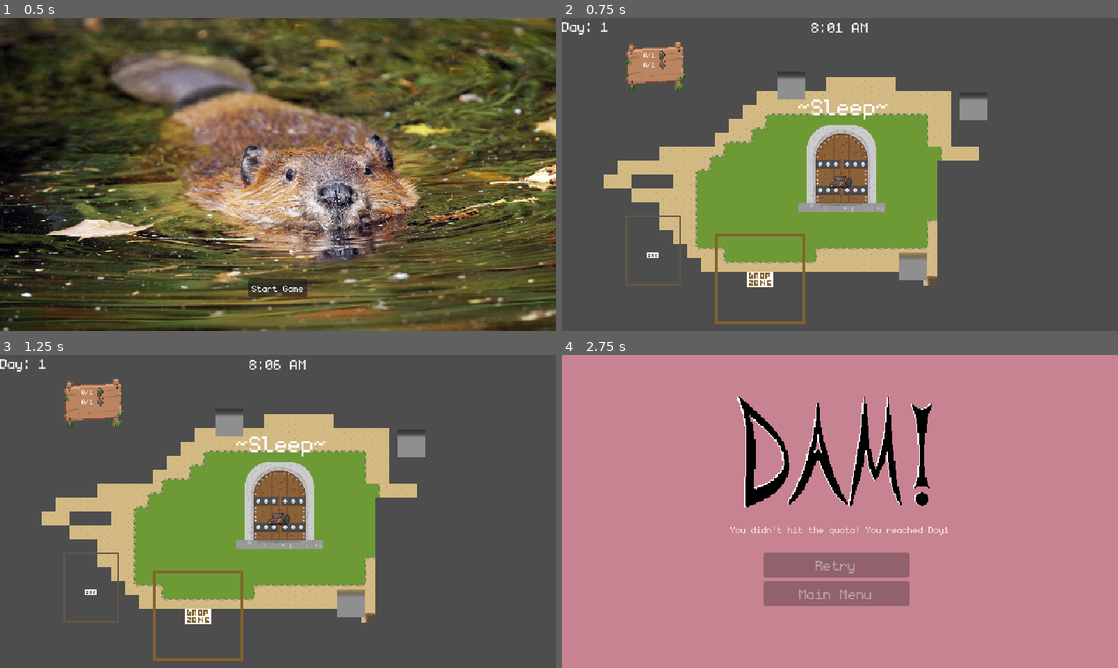
Above: before the commit, frames 1-4 (two rows, left to right).
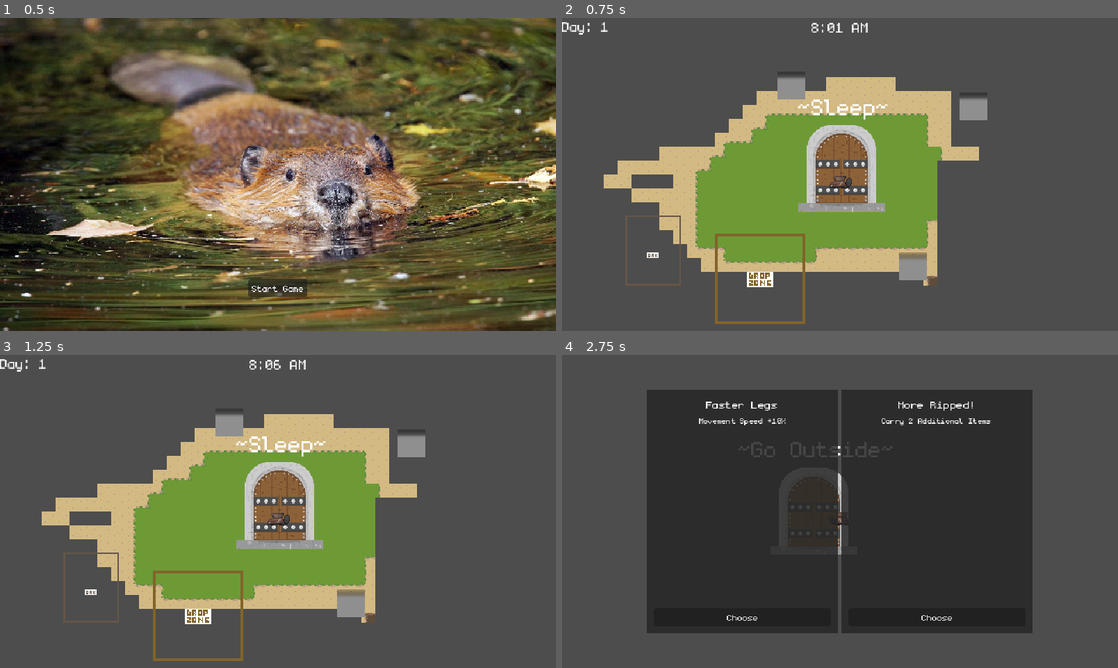
Above: after the commit, the same moments.

Repository: Juniper19/beaver-game
Game: Godot game, scene res://menu/main_menu.tscn
Same seed, same stepped clock (60 frames per second), same inputs: the game is played once before the commit and once after it. The engine's default icon, where the game draws it, is replaced by a stand-in: a white triangle on a blue panel in a dark square.
Inputs:
- Up to frame 1 (0.5 s): no input
- Up to frame 2 (0.75 s): click "Start Game" at 0.5 s
- Up to frame 3 (1.25 s): no input
- Up to frame 4 (2.75 s): tap Enter (ui_accept) at 1.25, 1.52, 2.27 s; hold D (move_right) 1.28-2.03 s; hold E (interact) 1.28-2.03 s; hold Down (cycle_down) from 2.03 s (still down); tap Q (drop_item) at 2.1 s; tap E (interact) at 2.3 s

Frame 1 is identical in both runs. In frame 2, 1.2% of the frame differs, in the area x 11-23%, y 7-24%; in frame 3, 1.2%; in frame 4, 100%, in the area x 0-100%, y 0-100%.

Commit message:
replaced assets

Diff:
--- a/calendar_drawer.gd
+++ b/calendar_drawer.gd
@@ -1,143 +1,69 @@
 extends Control
 
-# ----------------- Layout -----------------
-@export var rect_size: Vector2 = Vector2(56, 64)
-@export var rect_spacing: int = 8
+@export var calendar_spritesheet: Texture2D
 @export var top_left: Vector2 = Vector2(24, 40)
+@export var spacing: float = 8.0
 
-# ----------------- Colors -----------------
-@export var outline_color: Color = Color(0, 0, 0, 1)
-@export var text_color: Color = Color(0, 0, 0, 1)
-@export var current_day_tint: Color = Color(0, 0, 0, 0.55)
+var tile_w: float
+var tile_h: float
 
-# ----------------- Seasons -----------------
-const SEASONS: Array[String] = ["Summer", "Fall", "Winter", "Spring"]
-var SEASON_COLORS: Dictionary = {
-	"Summer": Color(0.90, 0.98, 0.80),  # light green
-	"Fall":   Color(0.98, 0.90, 0.78),  # light orange
-	"Winter": Color(0.85, 0.90, 0.98),  # light blue
-	"Spring": Color(0.92, 0.98, 0.90)   # mint
-}
-
-# ----------------- Fonts -----------------
-var default_font: Font = null
-var default_font_size: int = 14
-var small_font_size: int = 12
-
-# Redraw caching
-var _last_seen_block_start: int = -1
-var _last_seen_day: int = -1
 
 func _ready() -> void:
-	default_font = get_theme_default_font()
-	default_font_size = get_theme_default_font_size()
-	small_font_size = max(10, int(default_font_size * 0.85))
+	tile_w = calendar_spritesheet.get_width() / 8.0
+	tile_h = calendar_spritesheet.get_height() / 4.0
 	set_process(true)
+
+
+func _process(_delta: float) -> void:
 	queue_redraw()
 
-func _process(_delta: float) -> void:
-	var stats: Node = _get_stats()
-	if stats == null:
-		return
-
-	var today: int = _normalize_day(int(stats.day_number))
-	var block_start: int = _season_block_start(today)
-
-	if today != _last_seen_day or block_start != _last_seen_block_start:
-		_last_seen_day = today
-		_last_seen_block_start = block_start
-
-		#YOU CAN READ var stats = get_node("/root/GlobalStats") for current season
-		var season_index := _season_index_for_day(today)
-		var season_name := SEASONS[season_index]
-		var stats_node := _get_stats()
-		if stats_node != null:
-			stats_node.current_season = season_name
-
-		queue_redraw()
 
 func _get_stats() -> Node:
 	if has_node("/root/GlobalStats"):
 		return get_node("/root/GlobalStats")
 	return null
 
-# Ensure no day 0 in UI
-func _normalize_day(raw_day: int) -> int:
-	return max(1, raw_day)
 
-# Index 0..3 across seasons based on absolute day
-func _season_index_for_day(day_num: int) -> int:
-	var idx: int = int(floor(float(day_num - 1) / 7.0)) % SEASONS.size()
-	if idx < 0:
-		idx = 0
-	return idx
+func _season_index_for_day(day: int) -> int:
+	return int(floor(float(day - 1) / 7.0)) % 4
 
-# Absolute day of the first day of this season block (1, 8, 15, 22, ...)
-func _season_block_start(day_num: int) -> int:
-	var idx: int = _season_index_for_day(day_num)
-	return idx * 7 + 1
 
-# 1..7 within the season block
-func _day_in_block(day_abs: int) -> int:
-	return ((day_abs - 1) % 7) + 1
+func _season_block_start(day: int) -> int:
+	return _season_index_for_day(day) * 7 + 1
+
+
+func _day_in_block(day: int) -> int:
+	return ((day - 1) % 7) + 1
 
 func _draw() -> void:
-	var stats: Node = _get_stats()
-	var today_abs: int = 1
-	if stats != null:
-		today_abs = _normalize_day(int(stats.day_number))
+	var stats = _get_stats()
+	if not stats:
+		return
 
-	var block_start: int = _season_block_start(today_abs)
-	var days: Array[int] = []
-	days.resize(7)
+	var today = max(stats.day_number, 1)
+	var block_start = _season_block_start(today)
+	var season_row = _season_index_for_day(today)  # 0 = Spring, 1 = Summer, etc.
+
 	for i in range(7):
-		days[i] = block_start + i
+		var day_abs = block_start + i
+		var day_index = _day_in_block(day_abs) - 1   # 0-6
 
-	# Draw the seven cells
-	for i in range(7):
-		var day_abs: int = days[i]
-		var season_idx: int = _season_index_for_day(day_abs)
-		var season_name: String = SEASONS[season_idx]
-		var day_in_block: int = _day_in_block(day_abs)
+		# Past OR today, use X tile
+		var is_past_or_today = day_abs <= today
+		var tile_index = 7 if is_past_or_today else day_index
 
-		var cell_pos: Vector2 = Vector2(
-			top_left.x + float(i) * (rect_size.x + float(rect_spacing)),
+		var src = Rect2(
+			Vector2(tile_index * tile_w, season_row * tile_h),
+			Vector2(tile_w, tile_h)
+		)
+
+		var dst_pos = Vector2(
+			top_left.x + i * (tile_w + spacing),
 			top_left.y
 		)
-		var cell_rect: Rect2 = Rect2(cell_pos, rect_size)
 
-		# Season fill
-		var fill: Color = SEASON_COLORS.get(season_name, Color(1, 1, 1))
-		draw_rect(cell_rect, fill)
-
-		# Outline
-		draw_rect(cell_rect, outline_color, false, 2.0)
-
-		# Centered day number
-		if default_font != null:
-			var day_text: String = str(day_in_block)
-			var size_vec: Vector2 = default_font.get_string_size(day_text, HORIZONTAL_ALIGNMENT_LEFT, -1.0, default_font_size)
-			var text_width: float = size_vec.x
-			var center_x: float = cell_pos.x + (rect_size.x - text_width) * 0.5
-			var baseline_y: float = cell_pos.y + rect_size.y * 0.58
-			draw_string(default_font, Vector2(center_x, baseline_y), day_text, HORIZONTAL_ALIGNMENT_LEFT, -1.0, default_font_size, text_color)
-
-		# Shade today's cell
-		var is_today_index: int = today_abs - block_start  # 0..6 within the block
-		if i == is_today_index:
-			draw_rect(cell_rect, current_day_tint)
-
-	# Season label centered under the whole 7-day block
-	if default_font != null:
-		var label_y: float = top_left.y + rect_size.y + 18.0
-		var block_season_name: String = SEASONS[_season_index_for_day(block_start)]
-		var sw_vec: Vector2 = default_font.get_string_size(block_season_name, HORIZONTAL_ALIGNMENT_LEFT, -1.0, small_font_size)
-		var sw: float = sw_vec.x
-
-		var block_left: float = top_left.x
-		var block_right: float = top_left.x + 6.0 * (rect_size.x + float(rect_spacing)) + rect_size.x
-		var block_center: float = (block_left + block_right) * 0.5
-		draw_string(default_font, Vector2(block_center - sw * 0.5, label_y), block_season_name, HORIZONTAL_ALIGNMENT_LEFT, -1.0, small_font_size, text_color)
-
-func refresh() -> void:
-	queue_redraw()
+		draw_texture_rect_region(
+			calendar_spritesheet,
+			Rect2(dst_pos, Vector2(tile_w, tile_h)),
+			src
+		)
--- a/calendar_ui.tscn
+++ b/calendar_ui.tscn
@@ -1,7 +1,8 @@
-[gd_scene load_steps=3 format=3 uid="uid://didpb8qch5gt4"]
+[gd_scene load_steps=4 format=3 uid="uid://didpb8qch5gt4"]
 
 [ext_resource type="Script" uid="uid://dv21o65j2fnvt" path="res://calendar_ui.gd" id="1_2i05o"]
 [ext_resource type="Script" uid="uid://254v535jk1yl" path="res://calendar_drawer.gd" id="2_ql7md"]
+[ext_resource type="Texture2D" uid="uid://y6b3rj14lomi" path="res://art_assets/calendar/calendar_dates.png" id="3_ql7md"]
 
 [node name="CalendarUI" type="Control"]
 layout_mode = 3
@@ -22,3 +23,4 @@
 offset_right = 40.0
 offset_bottom = 40.0
 script = ExtResource("2_ql7md")
+calendar_spritesheet = ExtResource("3_ql7md")
--- a/world.tscn
+++ b/world.tscn
@@ -1,10 +1,9 @@
-[gd_scene load_steps=14 format=4 uid="uid://cl1jmkdurg2bg"]
+[gd_scene load_steps=13 format=4 uid="uid://cl1jmkdurg2bg"]
 
 [ext_resource type="PackedScene" uid="uid://dd4iqf5la6hly" path="res://player/player.tscn" id="1_f3sb7"]
 [ext_resource type="Script" uid="uid://b3n8caeiub1dr" path="res://world.gd" id="1_gbfbk"]
 [ext_resource type="PackedScene" uid="uid://f5ov75exi6ub" path="res://Day and night/day_night_manager.tscn" id="3_aqk2v"]
 [ext_resource type="PackedScene" uid="uid://cxl18pj2uuxtl" path="res://Doors/door.tscn" id="3_tlwt5"]
-[ext_resource type="PackedScene" uid="uid://dfskvkq4outll" path="res://interactables/QuotaBoard/QuotaBoard.tscn" id="4_aqk2v"]
 [ext_resource type="PackedScene" uid="uid://dejycdtv58q6s" path="res://interactables/Storage/chest.tscn" id="5_036b0"]
 [ext_resource type="PackedScene" uid="uid://cd3s2mygwd6ul" path="res://interactables/trees/tree.tscn" id="6_dwbse"]
 [ext_resource type="Resource" uid="uid://dps300dufah0" path="res://interactables/trees/tree_resources/oak_tree.tres" id="9_ioo17"]
@@ -824,9 +823,6 @@
 position = Vector2(1, -7)
 target_scene = 2
 
-[node name="Quota Board" parent="." instance=ExtResource("4_aqk2v")]
-position = Vector2(-212, -124)
-
 [node name="Player" parent="." instance=ExtResource("1_f3sb7")]
 
 [node name="DayNightManager" parent="." instance=ExtResource("3_aqk2v")]
